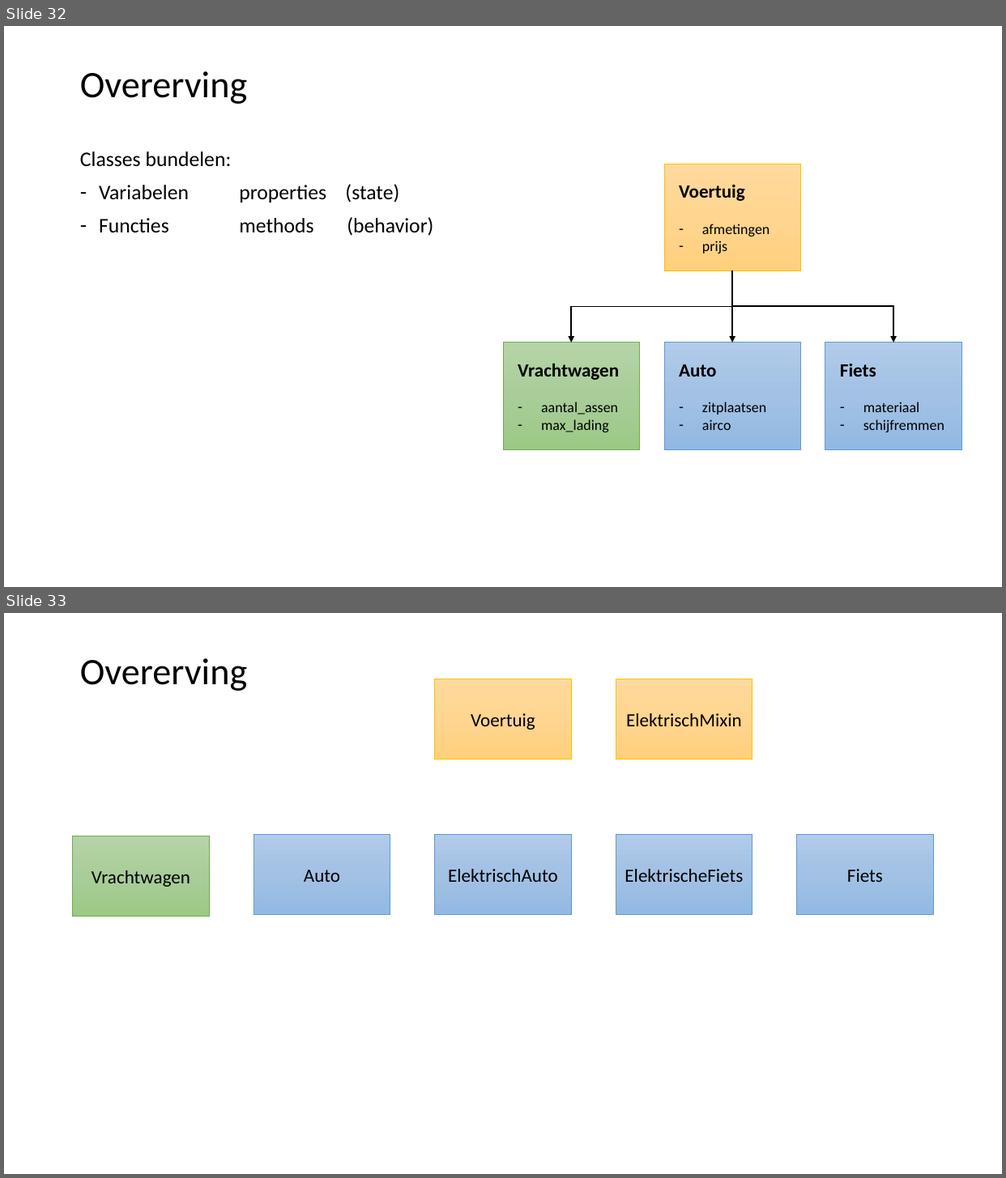
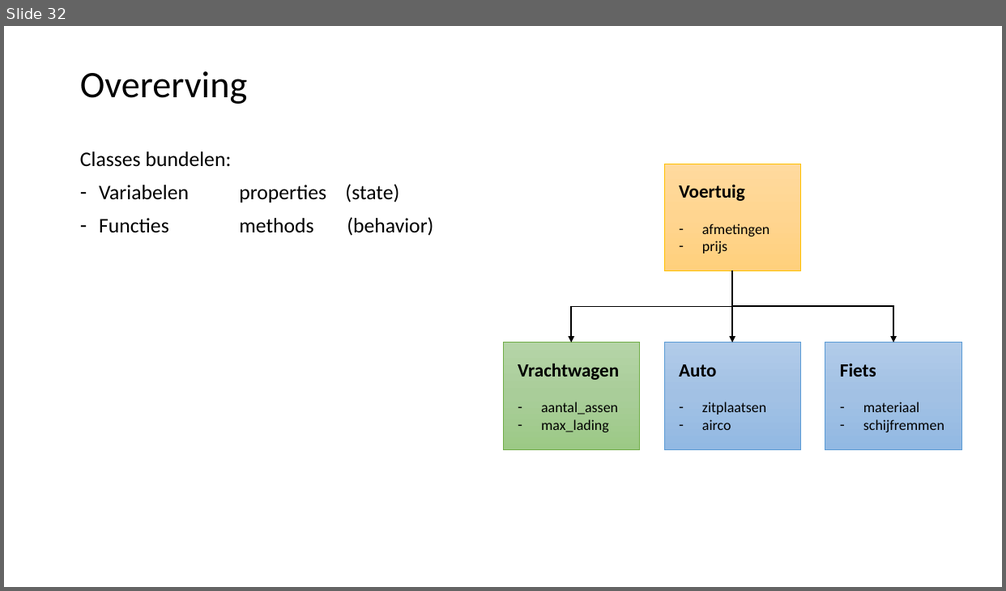
Before and after one commit to LFKoning/knowledge-sharing, a slide deck: python_engineers/part_2/python_data_engineers_2.pptx. Shown one above the other, each under a label of ours: slides 32 and 33 before the commit, slide 32 after it. The pictures are 1006x1178 and 1006x591 pixels, drawn with LibreOffice and Linux fonts; fonts in the diff are those of the drawing. Boxes give left, top, right and bottom in pixels: in the first picture for what was removed or moved away, otherwise in the second. Text is boxed around its words. In the diff, an @@ line names an element or a change of style, - is before the commit and + after.

```diff
--- a/python_engineers/part_2/python_data_engineers_2.pptx
+++ b/python_engineers/part_2/python_data_engineers_2.pptx
@@ slide 33 removed at bbox=[4, 613, 1002, 1174], background #FFFFFF @@
@@ title removed at bbox=[80, 658, 247, 691] @@
-Overerving
@@ rectangle removed at bbox=[434, 679, 571, 759] @@
-Voertuig
@@ rectangle removed at bbox=[616, 679, 752, 759] @@
-ElektrischMixin
@@ rectangle removed at bbox=[73, 836, 209, 916] @@
-Vrachtwagen
@@ rectangle removed at bbox=[254, 835, 390, 914] @@
-Auto
@@ rectangle removed at bbox=[434, 835, 571, 914] @@
-ElektrischAuto
@@ rectangle removed at bbox=[616, 835, 752, 914] @@
-ElektrischeFiets
@@ rectangle removed at bbox=[797, 835, 933, 914] @@
-Fiets
```
Also in this commit, not shown: 1 other slide removed, 17 other files.
